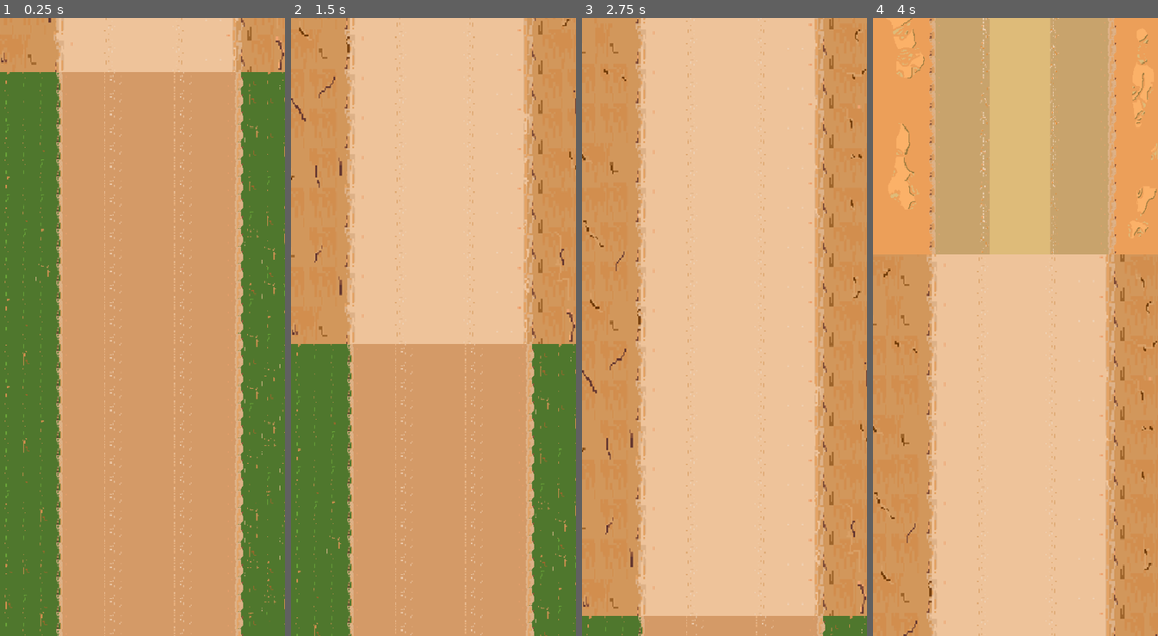
Above: before the commit, frames 1-4 (left to right).
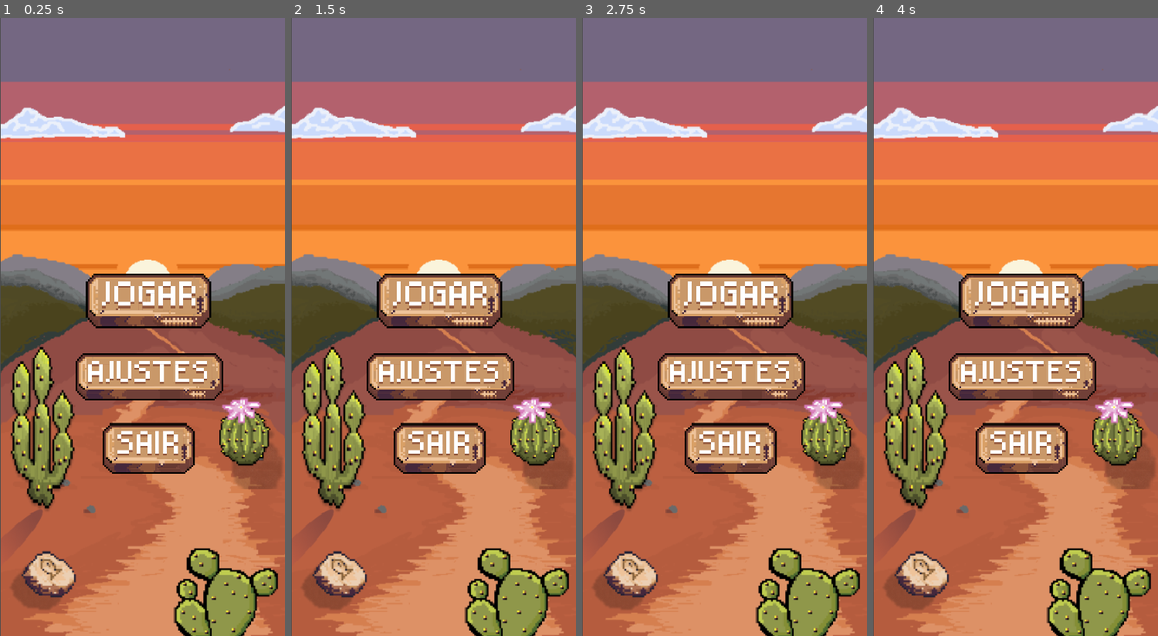
Above: after the commit, the same moments.

Repository: Luiiz-Henrique/Game-Challenge
Game: Godot game, scene res://Contexts/MenuHomeContext/MenuHomeContext.tscn
Same seed, same stepped clock (60 frames per second), same inputs: the game is played once before the commit and once after it. Before the commit the project starts from res://Core/Root.tscn.
Inputs (mouse positions are in pixels of both pictures, inside the frame that each line leads up to):
- Up to frame 1 (0.25 s): no input
- Up to frame 2 (1.5 s): click (439, 302) at 0.52 s; click (439, 302) at 1.27 s
- Up to frame 3 (2.75 s): click (744, 382) at 2.02 s
- Up to frame 4 (4 s): click (1021, 376) at 2.77 s; click (1035, 382) at 3.52 s

The runs differ from the first frame. In frame 1, 88% of the frame differs, in the area x 0-100%, y 0-100%; in frame 2, 89%; in frame 3, 97%; in frame 4, 98%.

Commit message:
commitando tudo

Diff:
--- a/Core/Root.tscn
+++ b/Core/Root.tscn
@@ -1,7 +1,7 @@
-[gd_scene load_steps=2 format=3 uid="uid://q7b3yx5npjgb"]
+[gd_scene format=3 uid="uid://q7b3yx5npjgb"]
 
 [ext_resource type="PackedScene" path="res://Contexts/GameContext/GameContext.tscn" id="1_gamecontext"]
 
 [node name="Root" type="Node2D" unique_id=1222170244]
 
-[node name="GameContext" parent="." instance=ExtResource("1_gamecontext")]
+[node name="GameContext" parent="." unique_id=1294842450 instance=ExtResource("1_gamecontext")]
--- a/project.godot
+++ b/project.godot
@@ -11,7 +11,7 @@
 [application]
 
 config/name="Game-Challenge-Project"
-run/main_scene="res://Core/Root.tscn"
+run/main_scene="uid://bt5uvd8i47bsf"
 config/features=PackedStringArray("4.7", "Mobile")
 
 [autoload]
@@ -19,7 +19,6 @@
 GameState="*res://Core/GameState.gd"
 
 [display]
-
 
 window/size/viewport_width=393
 window/size/viewport_height=852
